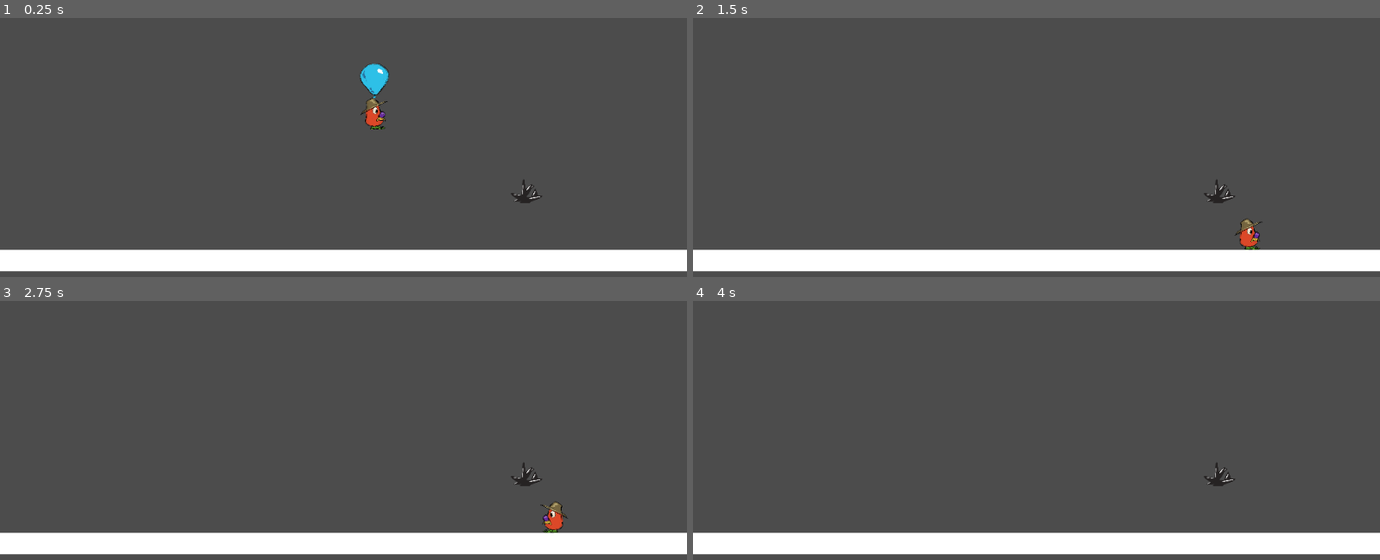
Above: before the commit, frames 1-4 (two rows, left to right).
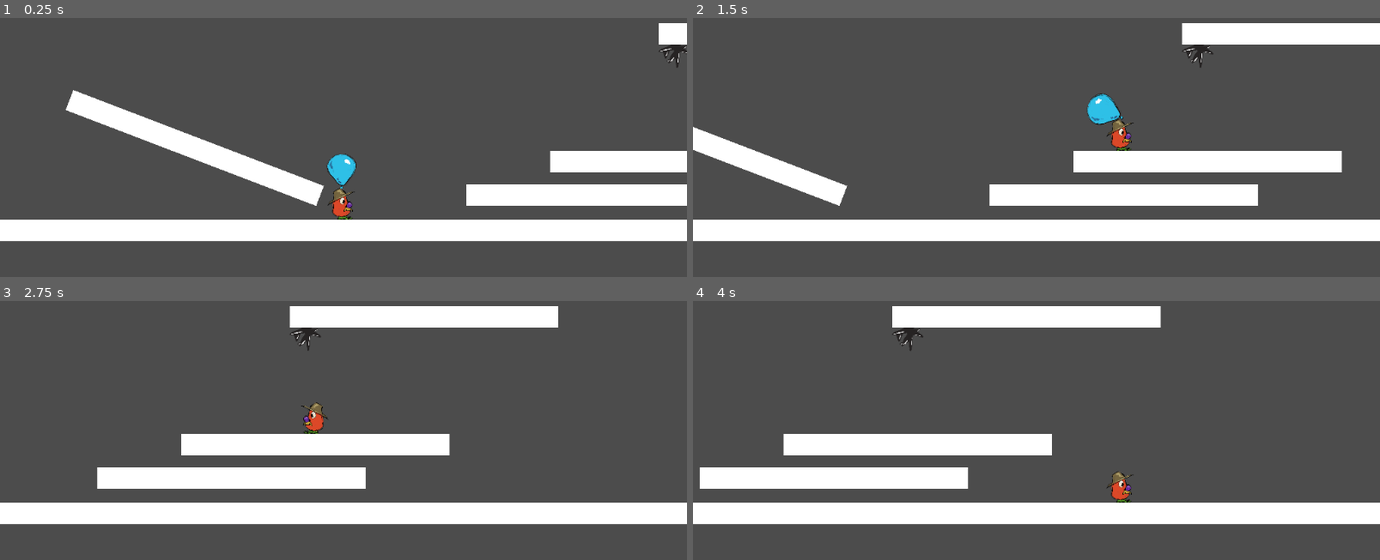
Above: after the commit, the same moments.

Repository: Vikeo/LudumDare50
Game: Godot game, scene res://Scenes/TestLevel.tscn
The game is run twice, just before and just after one commit, with the same random seed, the same clock (stepped at 60 frames per second) and the same inputs.
Inputs:
- Up to frame 1 (0.25 s): no input
- Up to frame 2 (1.5 s): hold Right (player_right) from 0.53 s (still down); tap Space (player_jump) at 0.77 s
- Up to frame 3 (2.75 s): tap Space (player_jump) at 1.52 s; release Right (player_right) at 2.03 s; hold Left (player_left) from 2.03 s (still down)
- Up to frame 4 (4 s): release Left (player_left) at 2.78 s; hold Right (player_right) from 2.78 s (still down); tap Space (player_jump) at 3.02, 3.77 s

The runs differ from the first frame. In frame 1, 27% of the frame differs, in the area x 0-100%, y 1-99%; in frame 2, 29%; in frame 3, 28%; in frame 4, 27%.

Commit message:
add camera

Diff:
--- a/Scenes/Actors/Player/Player.tscn
+++ b/Scenes/Actors/Player/Player.tscn
@@ -8,6 +8,7 @@
 [ext_resource path="res://Sprites/Player/Balloon.png" type="Texture" id=6]
 [ext_resource path="res://Scenes/Actors/Player/Jump.gd" type="Script" id=7]
 [ext_resource path="res://Scenes/Actors/Player/Fall.gd" type="Script" id=8]
+[ext_resource path="res://Scenes/PlayerCamera.gd" type="Script" id=9]
 [ext_resource path="res://Scenes/Actors/Player/PlayerBalloon.gd" type="Script" id=10]
 
 [sub_resource type="CapsuleShape2D" id=1]
@@ -103,5 +104,17 @@
 scale = Vector2( 0.1, 0.1 )
 texture = ExtResource( 5 )
 
+[node name="PlayerCamera" type="Camera2D" parent="."]
+position = Vector2( 3, -165 )
+current = true
+drag_margin_h_enabled = true
+drag_margin_v_enabled = true
+drag_margin_left = 0.25
+drag_margin_top = 0.7
+drag_margin_right = 0.25
+drag_margin_bottom = 0.7
+script = ExtResource( 9 )
+
 [connection signal="area_entered" from="Balloon" to="Balloon" method="_on_Balloon_area_entered"]
+[connection signal="transitioned" from="StateMachine" to="PlayerCamera" method="_on_StateMachine_transitioned"]
 [connection signal="timeout" from="StateMachine/Jump/JumpHoldTimer" to="StateMachine/Jump" method="_on_JumpHoldTimer_timeout"]
--- /dev/null
+++ b/Scenes/PlayerCamera.gd
@@ -0,0 +1,12 @@
+extends Camera2D
+
+onready var player : KinematicBody2D = get_parent()
+
+
+
+func _on_StateMachine_transitioned(state_name) -> void:
+	if state_name == "Fall":
+		drag_margin_bottom = 0.0
+
+	else:
+		drag_margin_bottom = 0.7
--- a/Scenes/TestLevel.tscn
+++ b/Scenes/TestLevel.tscn
@@ -7,10 +7,13 @@
 [sub_resource type="RectangleShape2D" id=1]
 extents = Vector2( 512, 16 )
 
+[sub_resource type="RectangleShape2D" id=2]
+extents = Vector2( 200, 16 )
+
 [node name="TestLevel" type="Node"]
 
 [node name="Player" parent="." instance=ExtResource( 1 )]
-position = Vector2( 558, 303 )
+position = Vector2( 513, 491 )
 
 [node name="Floor" type="StaticBody2D" parent="."]
 position = Vector2( -1024, 512 )
@@ -45,6 +48,56 @@
 position = Vector2( 512, 16 )
 shape = SubResource( 1 )
 
+[node name="Platform" type="StaticBody2D" parent="."]
+position = Vector2( 1186, 218 )
+
+[node name="ColorRect" type="ColorRect" parent="Platform"]
+margin_left = -200.0
+margin_right = 200.0
+margin_bottom = 32.0
+
+[node name="CollisionShape2D" type="CollisionShape2D" parent="Platform"]
+position = Vector2( 0, 16 )
+shape = SubResource( 2 )
+
+[node name="Platform2" type="StaticBody2D" parent="."]
+position = Vector2( 1024, 409 )
+
+[node name="ColorRect" type="ColorRect" parent="Platform2"]
+margin_left = -200.0
+margin_right = 200.0
+margin_bottom = 32.0
+
+[node name="CollisionShape2D" type="CollisionShape2D" parent="Platform2"]
+position = Vector2( 0, 16 )
+shape = SubResource( 2 )
+
+[node name="Platform4" type="StaticBody2D" parent="."]
+position = Vector2( 899, 459 )
+
+[node name="ColorRect" type="ColorRect" parent="Platform4"]
+margin_left = -200.0
+margin_right = 200.0
+margin_bottom = 32.0
+
+[node name="CollisionShape2D" type="CollisionShape2D" parent="Platform4"]
+position = Vector2( 0, 16 )
+shape = SubResource( 2 )
+
+[node name="Platform3" type="StaticBody2D" parent="."]
+position = Vector2( 300, 390 )
+rotation = 0.366519
+
+[node name="ColorRect" type="ColorRect" parent="Platform3"]
+margin_left = -200.0
+margin_right = 200.0
+margin_bottom = 32.0
+
+[node name="CollisionShape2D" type="CollisionShape2D" parent="Platform3"]
+position = Vector2( 0, 16 )
+shape = SubResource( 2 )
+
 [node name="Spike" parent="." instance=ExtResource( 3 )]
-position = Vector2( 785, 442 )
+position = Vector2( 1009, 250 )
+rotation = 3.14159
 script = ExtResource( 2 )
Not shown: 1 places in Scenes/Actors/Player/Player.tscn that only renumber resources
Not shown: 1 places in Scenes/TestLevel.tscn that only renumber resources
